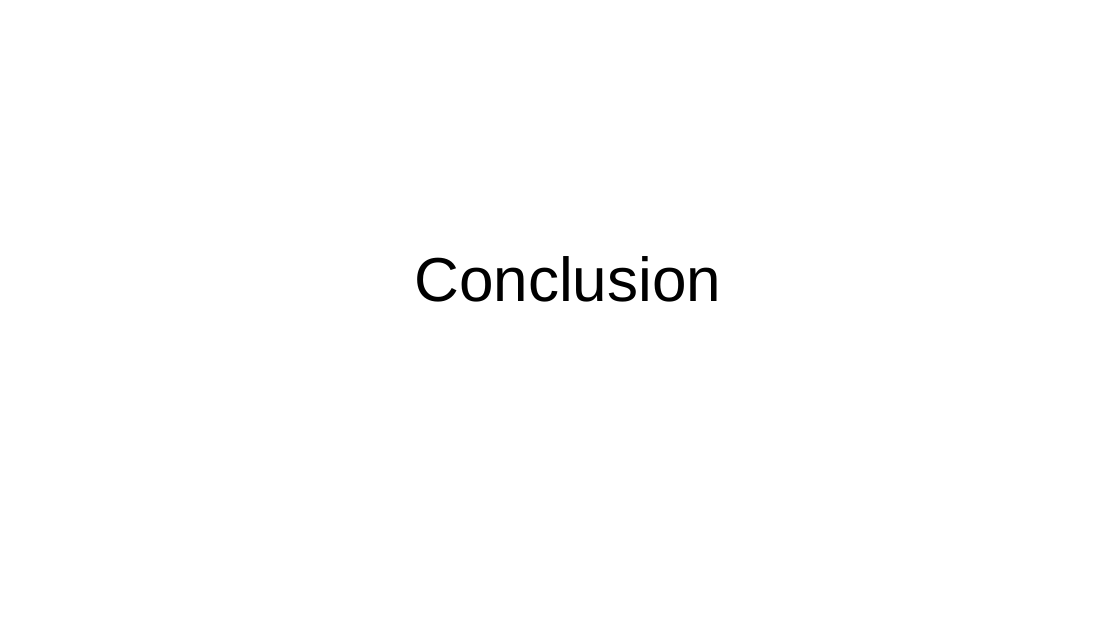
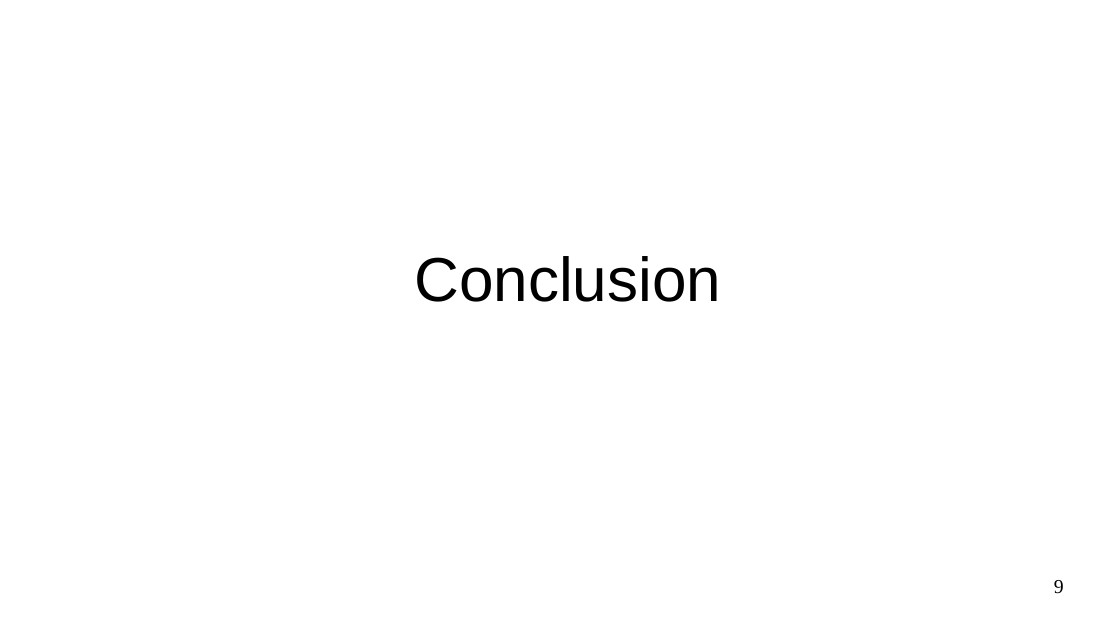
Before and after one commit to Koorg1996/filrouge, a slide deck: slide 9 of pieces_a_rendre/diapos.odp. Drawn at 1120x630 pixels with LibreOffice and Linux fonts; fonts in the diff are those of the drawing. Boxes give left, top, right and bottom in pixels: in the first picture for what was removed or moved away, otherwise in the second. Text is boxed around its words. In the diff, an @@ line names an element or a change of style, - is before the commit and + after.

```diff
--- a/pieces_a_rendre/diapos.odp
+++ b/pieces_a_rendre/diapos.odp
@@ page number added at <box>1054,580,1064,594</box>, 14 pt, text #000000 @@
+9
```
Also in this commit, not shown: 6 other slides changed, 1 slide added, 1 slide removed, 1 other file.
